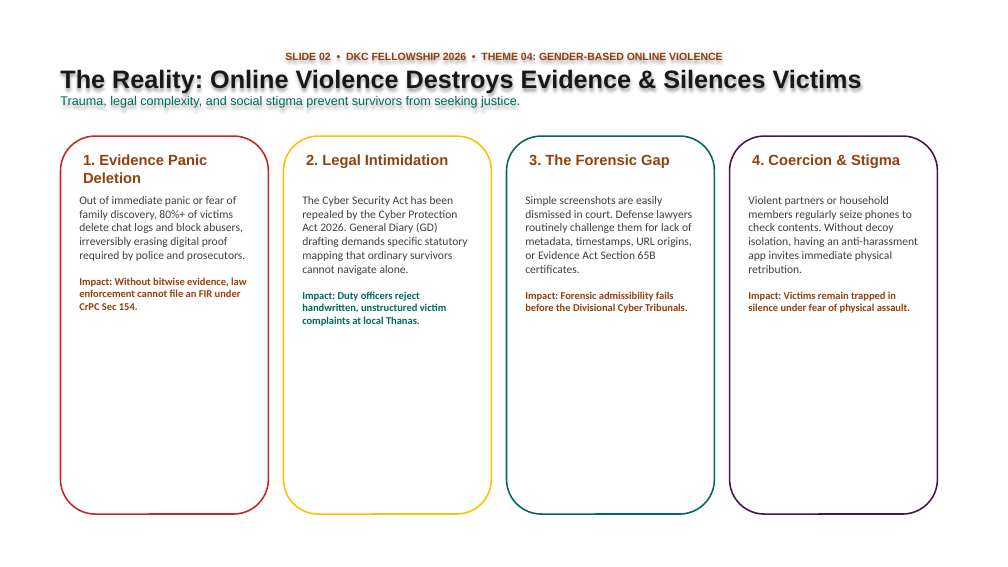
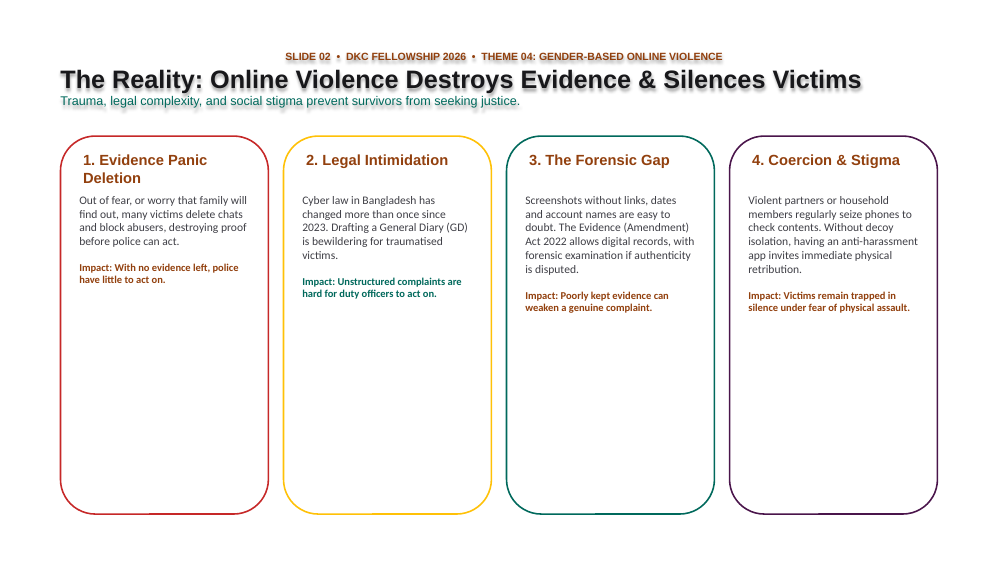
Before and after one commit to the-abraar/Protiti, a slide deck: slide 2 of pitch_materials/Protiti_Pitch_Deck.pptx. Drawn at 1008x567 pixels with LibreOffice and Linux fonts; fonts in the diff are those of the drawing. Boxes give left, top, right and bottom in pixels: in the first picture for what was removed or moved away, otherwise in the second. Text is boxed around its words. In the diff, an @@ line names an element or a change of style, - is before the commit and + after.

```diff
--- a/pitch_materials/Protiti_Pitch_Deck.pptx
+++ b/pitch_materials/Protiti_Pitch_Deck.pptx
@@ text at <box>79,196,247,283</box>: text changed @@
-Out of immediate panic or fear of family discovery, 80%+ of victims delete chat logs and block abusers, irreversibly erasing digital proof required by police and prosecutors.
-Impact: Without bitwise evidence, law enforcement cannot file an FIR under CrPC Sec 154.
+Out of fear, or worry that family will find out, many victims delete chats and block abusers, destroying proof before police can act.
+Impact: With no evidence left, police have little to act on.
@@ text at <box>302,196,467,299</box>: text changed @@
-The Cyber Security Act has been repealed by the Cyber Protection Act 2026. General Diary (GD) drafting demands specific statutory mapping that ordinary survivors cannot navigate alone.
-Impact: Duty officers reject handwritten, unstructured victim complaints at local Thanas.
+Cyber law in Bangladesh has changed more than once since 2023. Drafting a General Diary (GD) is bewildering for traumatised victims.
+Impact: Unstructured complaints are hard for duty officers to act on.
@@ text at <box>525,196,695,313</box>: text changed @@
-Simple screenshots are easily dismissed in court. Defense lawyers routinely challenge them for lack of metadata, timestamps, URL origins, or Evidence Act Section 65B certificates.
-Impact: Forensic admissibility fails before the Divisional Cyber Tribunals.
+Screenshots without links, dates and account names are easy to doubt. The Evidence (Amendment) Act 2022 allows digital records, with forensic examination if authenticity is disputed.
+Impact: Poorly kept evidence can weaken a genuine complaint.
```
Also in this commit, not shown: 7 other slides changed.
